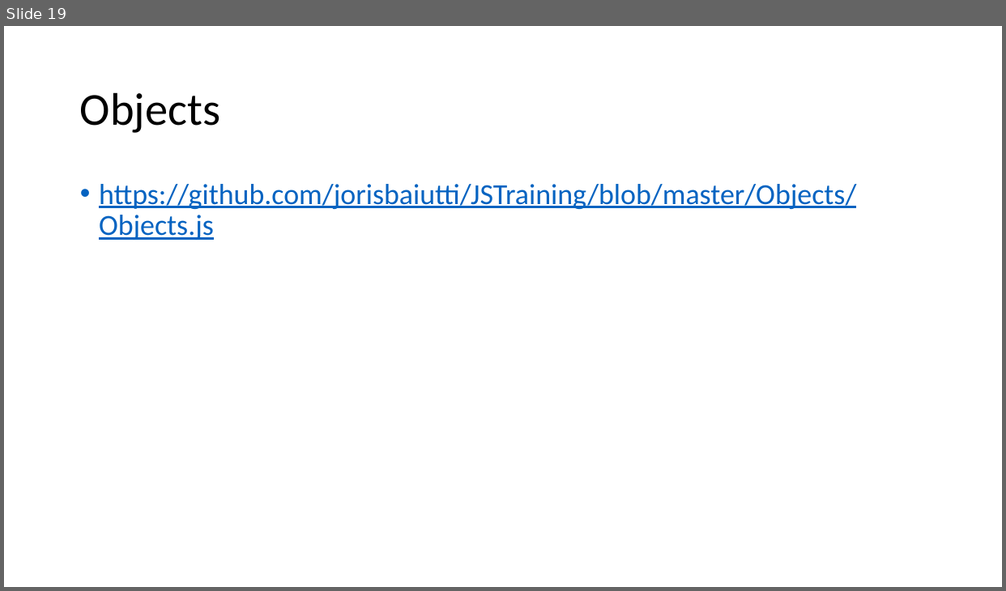
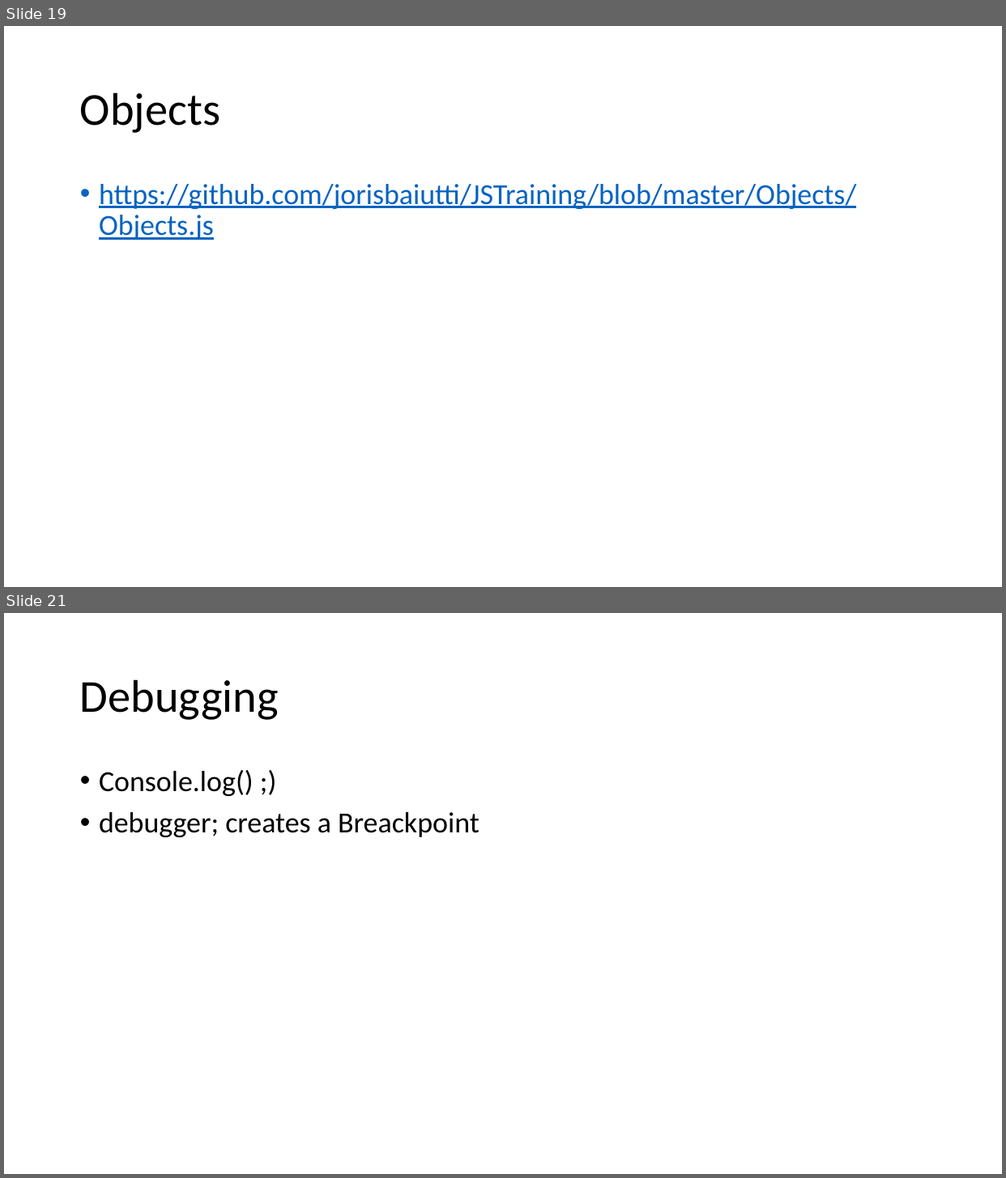
Before and after one commit to JansAkkaunt/JSTraining, a slide deck: JSTrainingj.pptx. Shown one above the other, each under a label of ours: slide 19 before the commit, slides 19 and 21 after it; the slides between them are not shown. The pictures are 1006x591 and 1006x1178 pixels, drawn with LibreOffice and Linux fonts; fonts in the diff are those of the drawing. Boxes give left, top, right and bottom in pixels: in the first picture for what was removed or moved away, otherwise in the second. Text is boxed around its words. In the diff, an @@ line names an element or a change of style, - is before the commit and + after.

```diff
--- a/JSTrainingj.pptx
+++ b/JSTrainingj.pptx
@@ slide 21 added at box(4, 613, 1002, 1174), background #FFFFFF @@
@@ title added at box(80, 679, 279, 720), 44 pt, text #000000 @@
+Debugging
@@ text added at box(99, 770, 479, 837), 28 pt, text #000000 @@
+• Console.log() ;)
+• debugger; creates a Breackpoint
```
Also in this commit, not shown: 3 other slides added, 1 other file.
